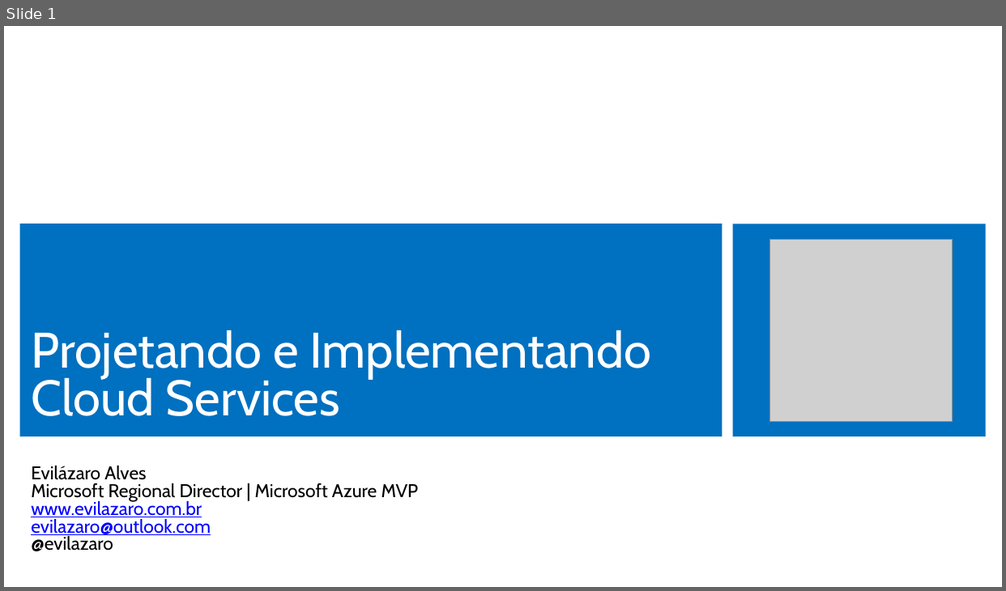
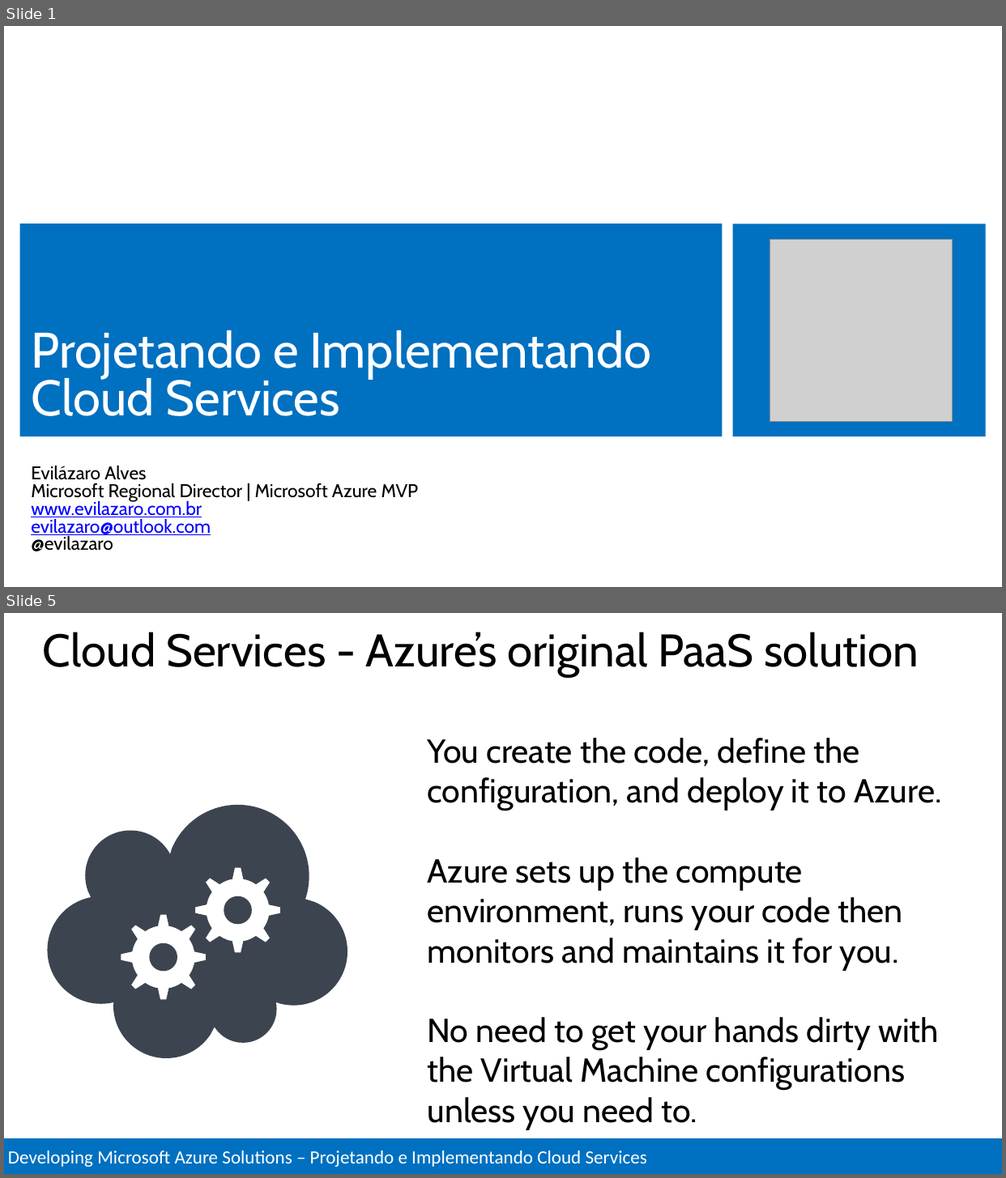
Before and after one commit to Evilazaro/MCSDAzureTraining, a slide deck: Design and Implement Cloud Services/Design and Implement Cloud Services.pptx. Shown one above the other, each under a label of ours: slide 1 before the commit, slides 1 and 5 after it; the slides between them are not shown. The pictures are 1006x591 and 1006x1178 pixels, drawn with LibreOffice and Linux fonts; fonts in the diff are those of the drawing; grey boxes stand for pictures. Boxes give left, top, right and bottom in pixels: in the first picture for what was removed or moved away, otherwise in the second. Text is boxed around its words. In the diff, an @@ line names an element or a change of style, - is before the commit and + after.

```diff
--- a/Design and Implement Cloud Services/Design and Implement Cloud Services.pptx
+++ b/Design and Implement Cloud Services/Design and Implement Cloud Services.pptx
@@ slide 5 added at [4, 613, 1002, 1174], background #FFFFFF @@
@@ title added at [43, 632, 918, 677], 44 pt, text #000000 @@
+Cloud Services - Azure’s original PaaS solution
@@ text added at [428, 738, 941, 1131], 32 pt, text #000000 @@
+You create the code, define the configuration, and deploy it to Azure.
+Azure sets up the compute environment, runs your code then monitors and maintains it for you.
+No need to get your hands dirty with the Virtual Machine configurations unless you need to.
@@ freeform shape added at [48, 805, 347, 1059], fill #3C454F @@
@@ rectangle added at [4, 1138, 1002, 1174], fill #0070C0, outline #FFFFFF 2 pt, 18 pt, text #FFFFFF @@
+Developing Microsoft Azure Solutions – Projetando e Implementando Cloud Services
```
Also in this commit, not shown: 51 other slides added, 2 slides removed, 1 other file.
